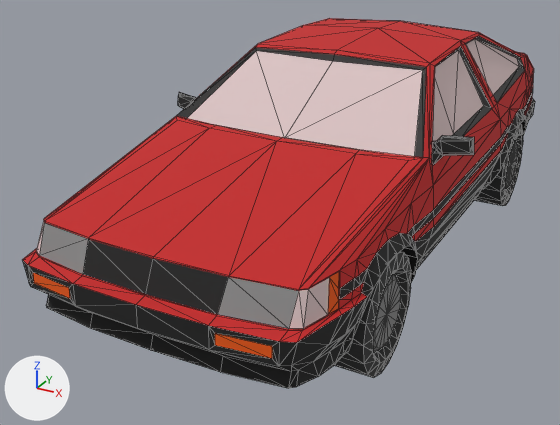
A saved change to the FBX model fbx/corolla.fbx.
Before and after are seen from a camera (50 mm lens) standing at (0.829, -1.873, 0.691) and looking at (-0.123, -0.142, -0.174). Lighting does not change. The marker at lower left points along +X, +Y and +Z. Both versions are drawn at frame 1 of the action 'Take 001'; the numbers are the values there. Mesh edges are drawn as thin lines.

Objects in the first picture: 'corolla'.
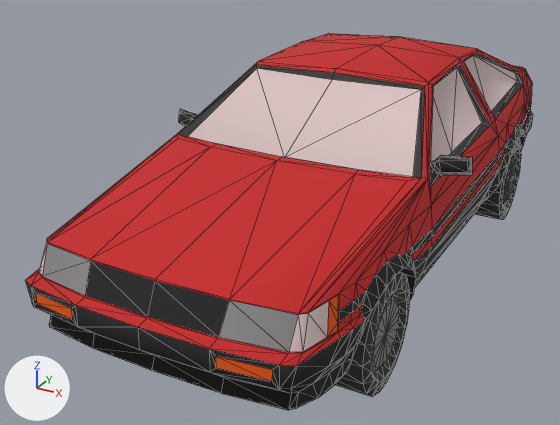
Pixel boxes [x1, y1, x2, y2] of what changed, in the pictures (560 x 425 px):
'corolla', turned
    before: [23, 18, 535, 388]
    after: [26, 34, 533, 410]

What changed in the scene script:
```text
Change me_mesh:
    where me_mesh.from_pydata(...)  # 929 vertices, 1830 faces; spans x -16.1..16.1, y -11.2..11.2, z -36.1..36.1
    used by ob_corolla; location = (0.0, 0.0, 0.0); rotation_euler = (1.571, 0.0, 0.0), in degrees (90, 0, 0); scale = (0.0254, 0.0254, 0.0254)
    me_mesh part 1: the whole mesh is turned 180 degrees about the y axis through its middle, then moved by (0.0, -1.9, 0.0)
Change ob_corolla:
    ob_corolla.rotation_euler: (1.571, 0.0, 0.0) -> (1.571, 0.0, 3.142)  # degrees (90, 0, 0) -> degrees (90, 0, 180)
```
